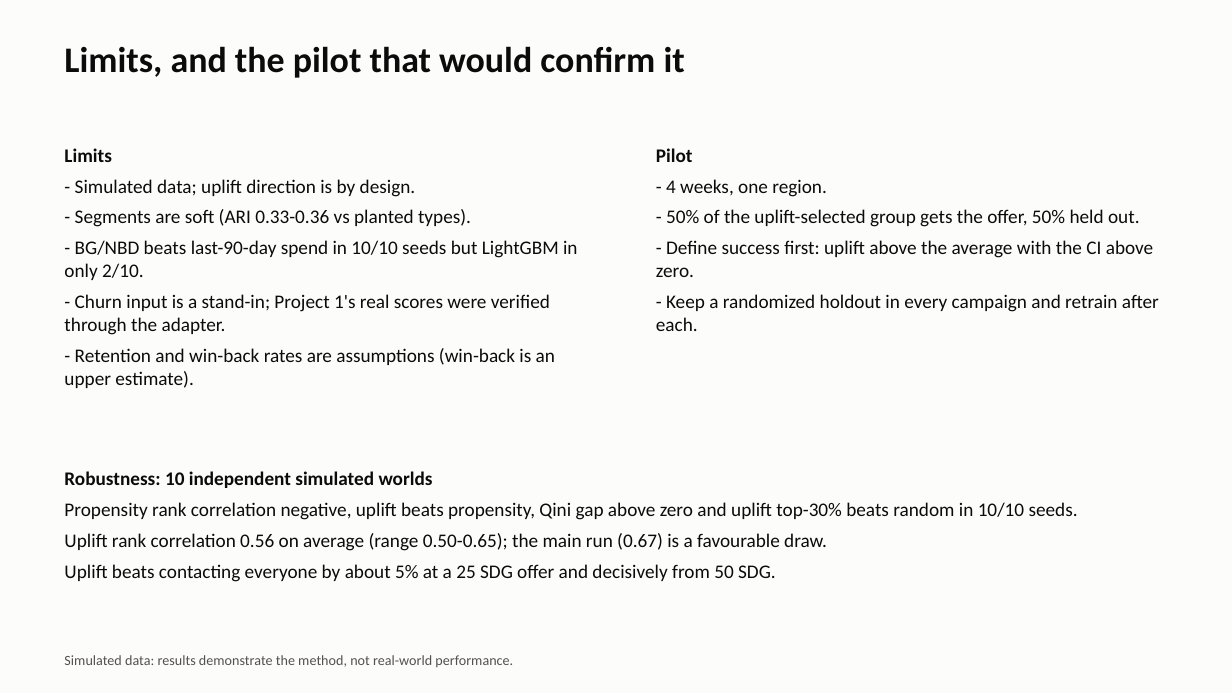
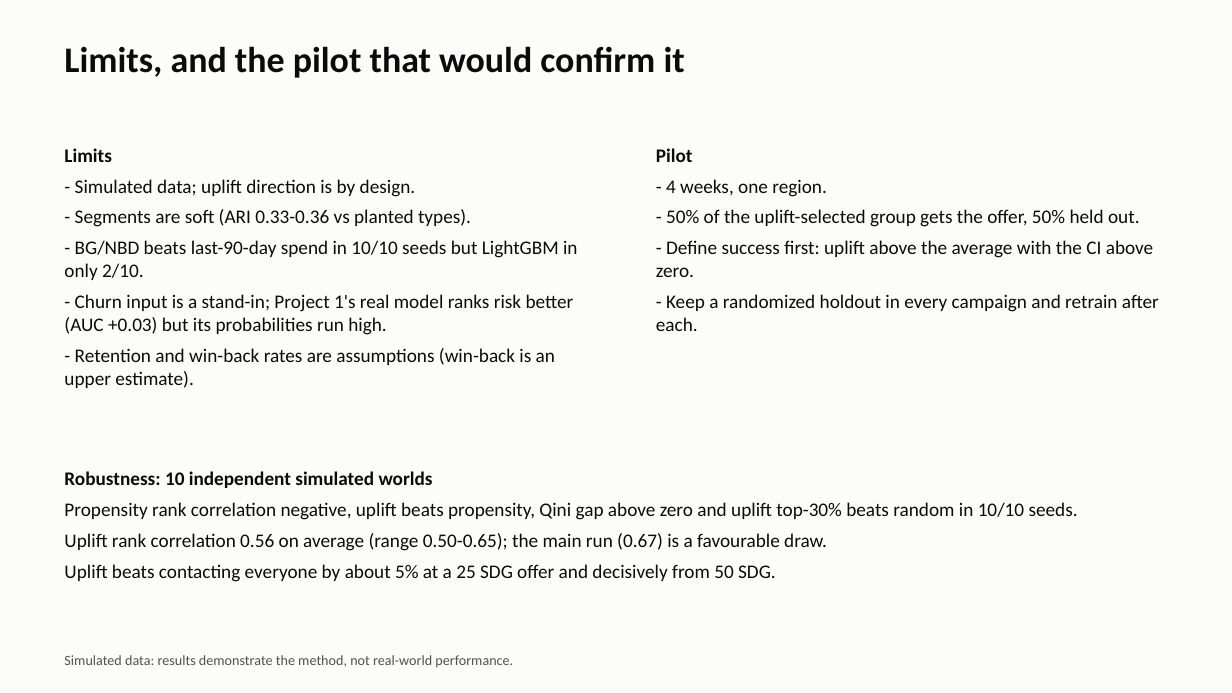
Before and after one commit to omnia077/customer-value-next-best-action, a slide deck: slide 5 of docs/customer_value_deck.pptx. Drawn at 1232x693 pixels with LibreOffice and Linux fonts; fonts in the diff are those of the drawing. Boxes give left, top, right and bottom in pixels: in the first picture for what was removed or moved away, otherwise in the second. Text is boxed around its words. In the diff, an @@ line names an element or a change of style, - is before the commit and + after.

Commit message:
Report the Project 1 comparison in docs, dashboard and deck
Real model ranks risk better (AUC +0.028, 95% CI 0.010 to 0.052; retention group churns 7.1% vs 3.9%) but still over-predicts the top decile. Retracts an earlier wrong claim of run-to-run instability: the difference came from Project 1's calibration change.

```diff
--- a/docs/customer_value_deck.pptx
+++ b/docs/customer_value_deck.pptx
@@ text at (x1=64, y1=294, x2=574, y2=335): text changed @@
-- Churn input is a stand-in; Project 1's real scores were verified through the adapter.
+- Churn input is a stand-in; Project 1's real model ranks risk better (AUC +0.03) but its probabilities run high.
```
Also in this commit, not shown: 10 other files.
